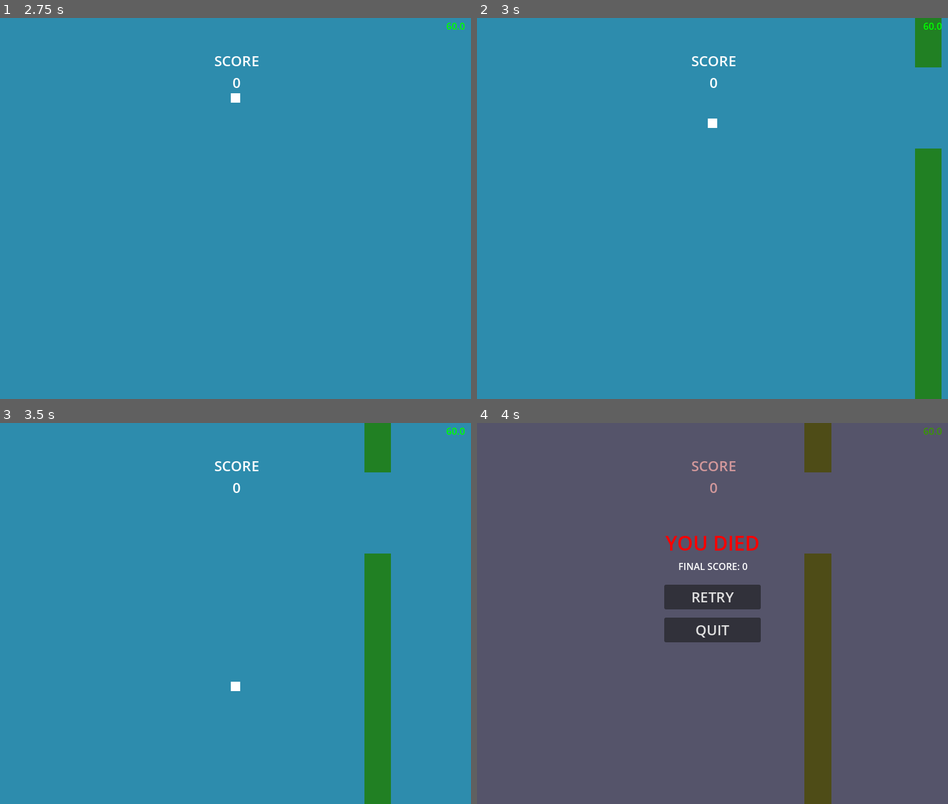
Above: before the commit, frames 1-4 (two rows, left to right).
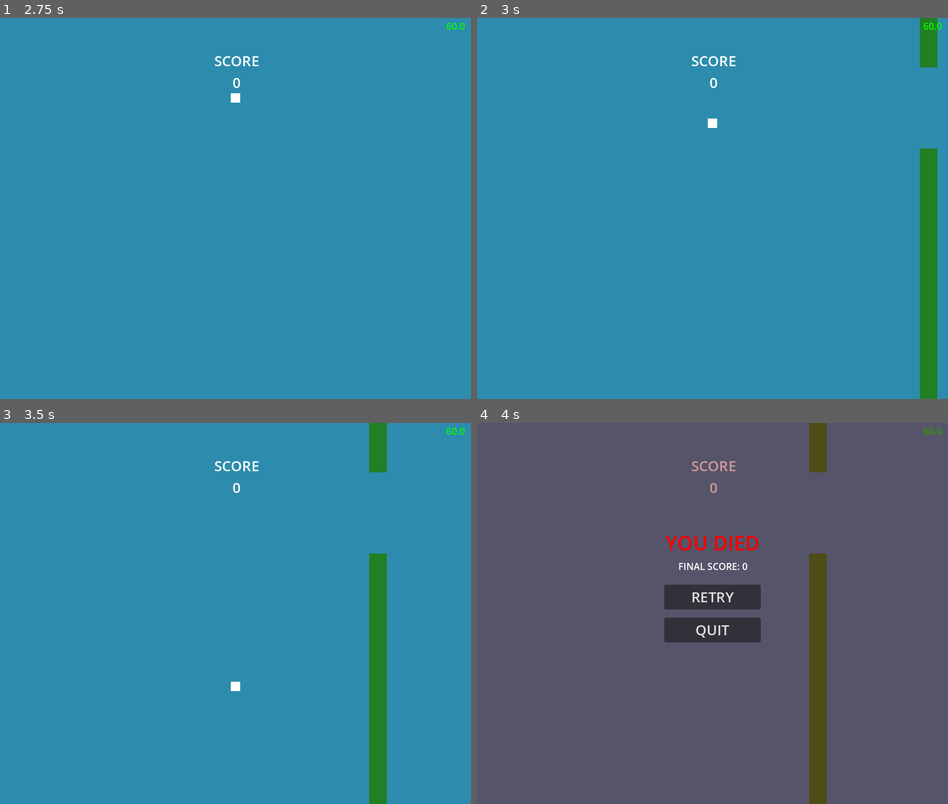
Above: after the commit, the same moments.

Repository: CL-Frank/20-Game-Challenge
Game: Godot game, scene res://scenes/start_game.tscn
Same seed, same stepped clock (60 frames per second), same inputs: the game is played once before the commit and once after it.
Inputs:
- Up to frame 1 (2.75 s): click "START" at 0.5 s; tap Space (jump) at 1.25, 1.52, 2.27 s
- Up to frame 2 (3 s): no input
- Up to frame 3 (3.5 s): no input
- Up to frame 4 (4 s): tap Space (jump) at 3.77 s

Frame 1 is identical in both runs. In frame 2, 1.5% of the frame differs, in the area x 93-99%, y 0-100%; in frame 3, 1.5%; in frame 4, 1.6%, in the area x 69-76%, y 0-100%.

Commit message:
Exported Project as HTML

Diff:
--- a/game_1_flappy_bird/project.godot
+++ b/game_1_flappy_bird/project.godot
@@ -18,6 +18,8 @@
 [display]
 
 window/size/viewport_width=800
+window/size/resizable=false
+window/size/borderless=true
 
 [input]
 
--- a/game_1_flappy_bird/scenes/game_manager.tscn
+++ b/game_1_flappy_bird/scenes/game_manager.tscn
@@ -77,7 +77,7 @@
 [node name="Background" type="MeshInstance2D" parent="."]
 modulate = Color(0.176471, 0.54902, 0.678431, 1)
 z_index = -1
-scale = Vector2(848, 674)
+scale = Vector2(8490, 4508)
 mesh = SubResource("QuadMesh_eaq8r")
 
 [node name="bird" parent="." instance=ExtResource("1_hwd4i")]
--- a/game_1_flappy_bird/scenes/pipe.tscn
+++ b/game_1_flappy_bird/scenes/pipe.tscn
@@ -18,7 +18,7 @@
 [node name="Top" type="Area2D" parent="."]
 modulate = Color(0.129412, 0.501961, 0.137255, 1)
 position = Vector2(0, -261)
-scale = Vector2(1.52, 3.76)
+scale = Vector2(1, 3.76)
 collision_layer = 2
 
 [node name="CollisionShape2D" type="CollisionShape2D" parent="Top"]
@@ -33,7 +33,7 @@
 [node name="Bottom" type="Area2D" parent="."]
 modulate = Color(0.129412, 0.501961, 0.137255, 1)
 position = Vector2(0, 255)
-scale = Vector2(1.52, 3.76)
+scale = Vector2(1, 3.76)
 collision_layer = 2
 
 [node name="CollisionShape2D" type="CollisionShape2D" parent="Bottom"]
Not shown, added: game_1_flappy_bird/export_presets.cfg
Not shown, added: EXPORTS/Game-1/index.apple-touch-icon.png
Not shown, added: EXPORTS/Game-1/index.audio.position.worklet.js
Not shown, added: EXPORTS/Game-1/index.audio.worklet.js
Not shown, added: EXPORTS/Game-1/index.html
Not shown, added: EXPORTS/Game-1/index.icon.png
Not shown, added: EXPORTS/Game-1/index.js
Not shown, added: EXPORTS/Game-1/index.pck
Not shown, added: EXPORTS/Game-1/index.png
Not shown, added: EXPORTS/Game-1/index.wasm
